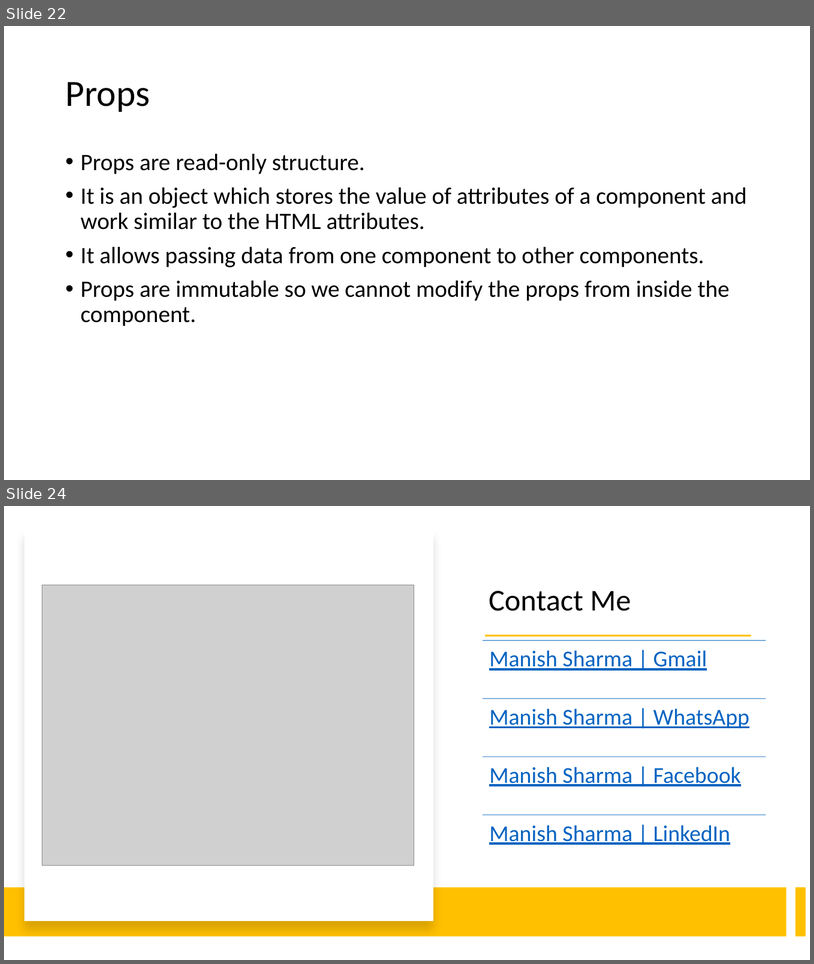
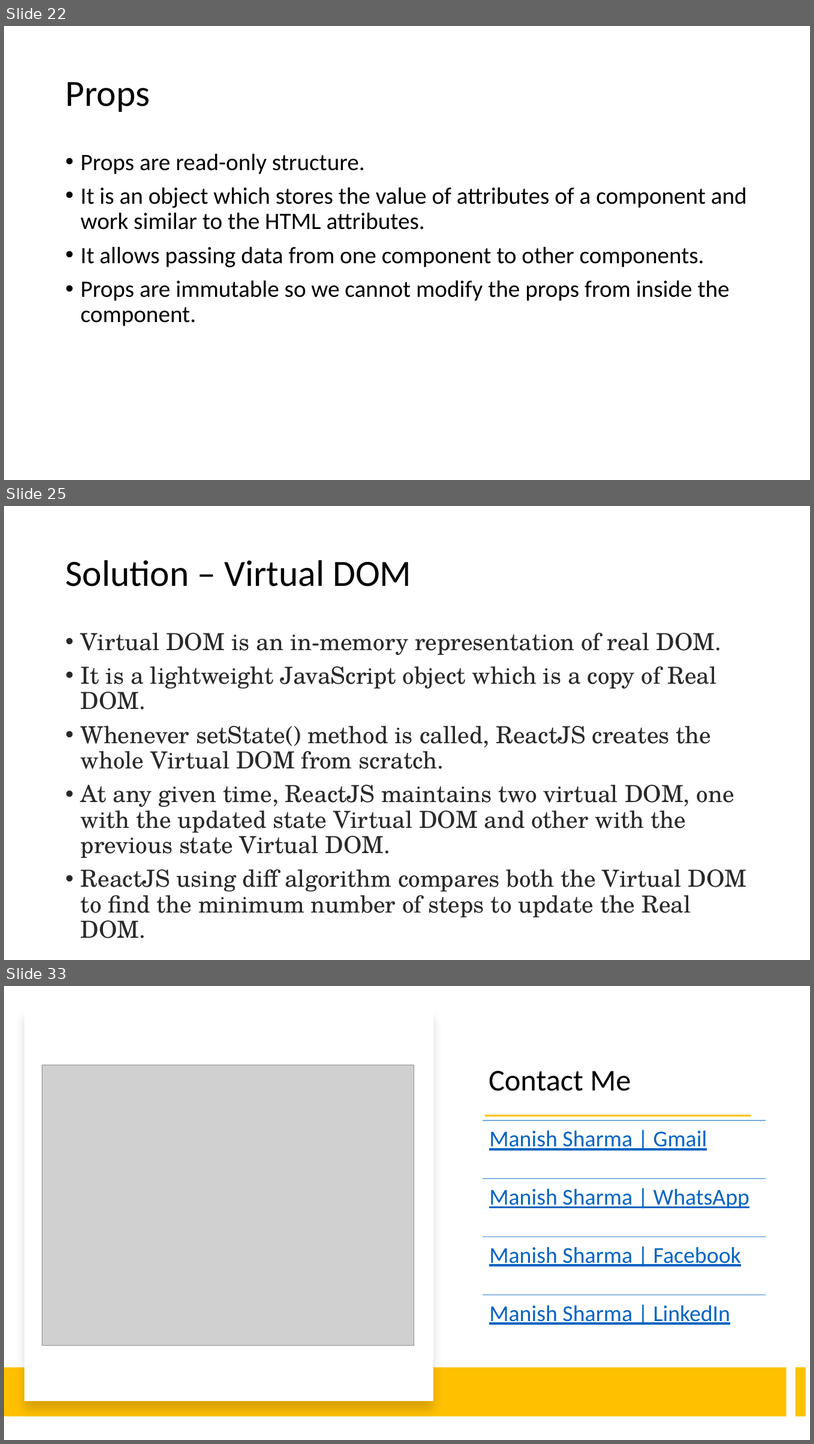
Before and after one commit to rath321/react-training-aug, a slide deck: Notes/React.pptx. Shown one above the other, each under a label of ours: slides 22 and 24 before the commit, slides 22, 25 and 33 after it; the slides between them are not shown. The pictures are 814x964 and 814x1444 pixels, drawn with LibreOffice and Linux fonts; fonts in the diff are those of the drawing; grey boxes stand for pictures. Boxes give left, top, right and bottom in pixels: in the first picture for what was removed or moved away, otherwise in the second. Text is boxed around its words. In the diff, an @@ line names an element or a change of style, - is before the commit and + after.

```diff
--- a/Notes/React.pptx
+++ b/Notes/React.pptx
@@ slide 25 added at bbox=[4, 506, 810, 960], background #FFFFFF @@
@@ title added at bbox=[65, 560, 411, 586], 44 pt, text #000000 @@
+Solution – Virtual DOM
@@ text added at bbox=[81, 633, 747, 917], 28 pt, text #292929 @@
+• Virtual DOM is an in-memory representation of real DOM.
+• It is a lightweight JavaScript object which is a copy of Real DOM.
+• Whenever setState() method is called, ReactJS creates the whole Virtual DOM from scratch.
+• At any given time, ReactJS maintains two virtual DOM, one with the updated state Virtual DOM and other with the previous state Virtual DOM.
+• ReactJS using diff algorithm compares both the Virtual DOM to find the minimum number of steps to update the Real DOM.
@@ what was slide 24 is now slide 33 @@
```
Also in this commit, not shown: 8 other slides added, 20 other files.
